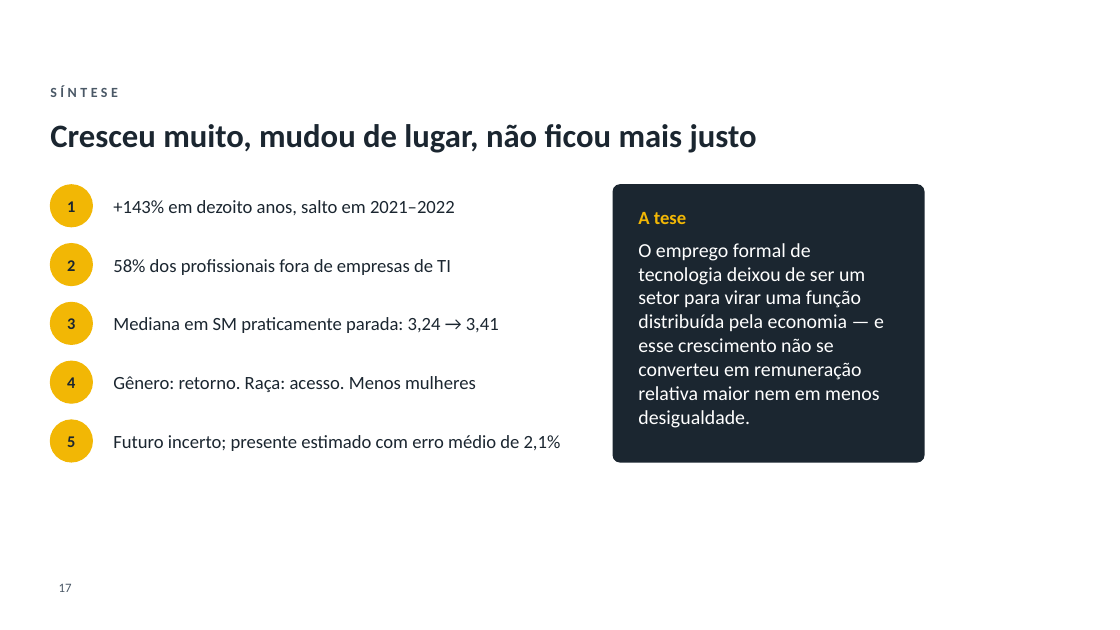
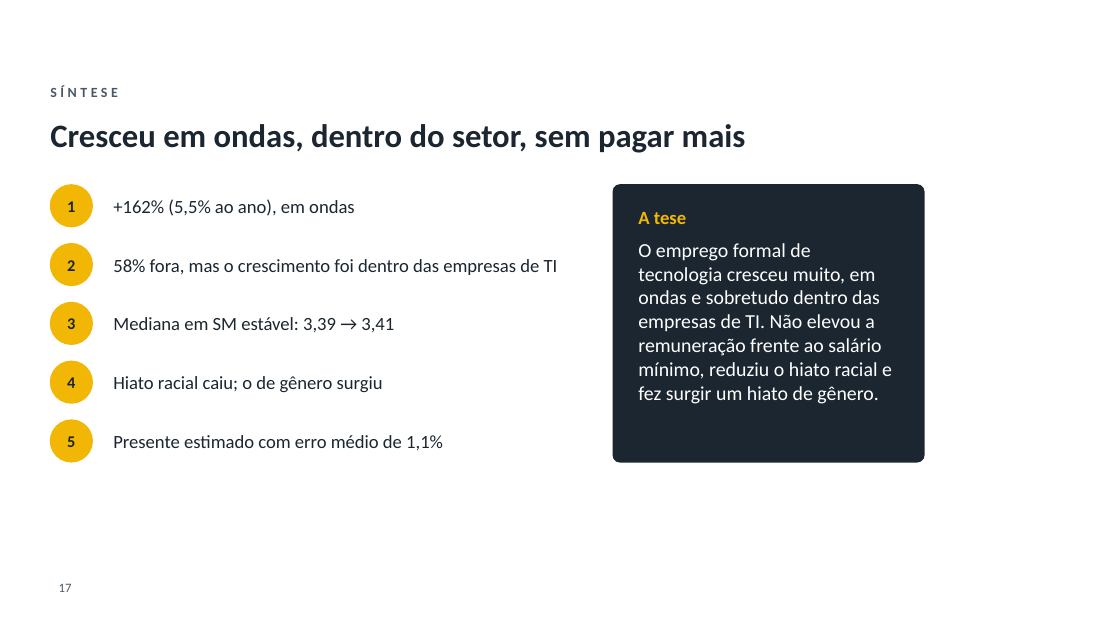
Before and after one commit to GianSE/mercadotech, a slide deck: slide 17 of apresentacao/apresentacao-tcc2.pptx. Drawn at 1120x630 pixels with LibreOffice and Linux fonts; fonts in the diff are those of the drawing; background and template pictures are left out. Boxes give left, top, right and bottom in pixels: in the first picture for what was removed or moved away, otherwise in the second. Text is boxed around its words. In the diff, an @@ line names an element or a change of style, - is before the commit and + after.

Commit message:
tcc: números da Gold sem o artefato de Rondônia; fases do crescimento, lentes no tempo, hiato ano a ano e conclusão reescrita

```diff
--- a/apresentacao/apresentacao-tcc2.pptx
+++ b/apresentacao/apresentacao-tcc2.pptx
@@ title at <box>50,124,746,153</box>: text changed @@
-Cresceu muito, mudou de lugar, não ficou mais justo
+Cresceu em ondas, dentro do setor, sem pagar mais
@@ text at <box>113,199,355,216</box>: text changed @@
-+143% em dezoito anos, salto em 2021–2022
++162% (5,5% ao ano), em ondas
@@ text at <box>113,259,558,275</box>: text changed @@
-58% dos profissionais fora de empresas de TI
+58% fora, mas o crescimento foi dentro das empresas de TI
@@ text at <box>638,243,892,404</box>: text changed @@
-O emprego formal de tecnologia deixou de ser um setor para virar uma função distribuída pela economia — e esse crescimento não se converteu em remuneração relativa maior nem em menos desigualdade.
+O emprego formal de tecnologia cresceu muito, em ondas e sobretudo dentro das empresas de TI. Não elevou a remuneração frente ao salário mínimo, reduziu o hiato racial e fez surgir um hiato de gênero.
@@ text at <box>113,317,394,332</box>: text changed @@
-Mediana em SM praticamente parada: 3,24 → 3,41
+Mediana em SM estável: 3,39 → 3,41
@@ text at <box>113,376,383,392</box>: text changed @@
-Gênero: retorno. Raça: acesso. Menos mulheres
+Hiato racial caiu; o de gênero surgiu
@@ text at <box>113,435,443,450</box>: text changed @@
-Futuro incerto; presente estimado com erro médio de 2,1%
+Presente estimado com erro médio de 1,1%
```
Also in this commit, not shown: 9 other slides changed, 17 other files.
